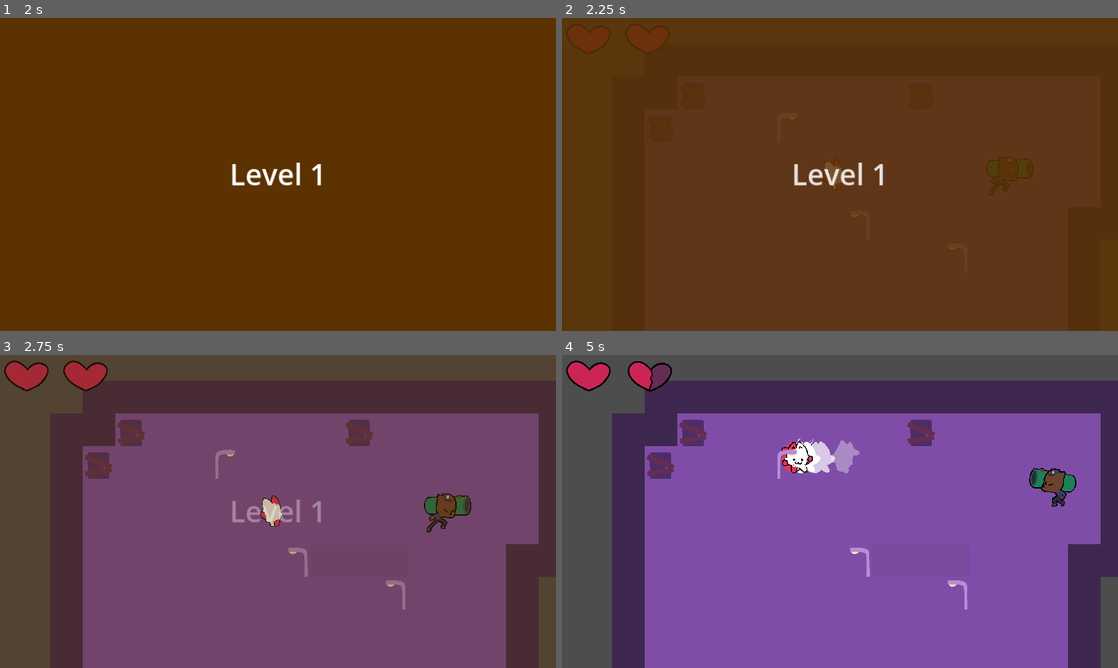
Above: before the commit, frames 1-4 (two rows, left to right).
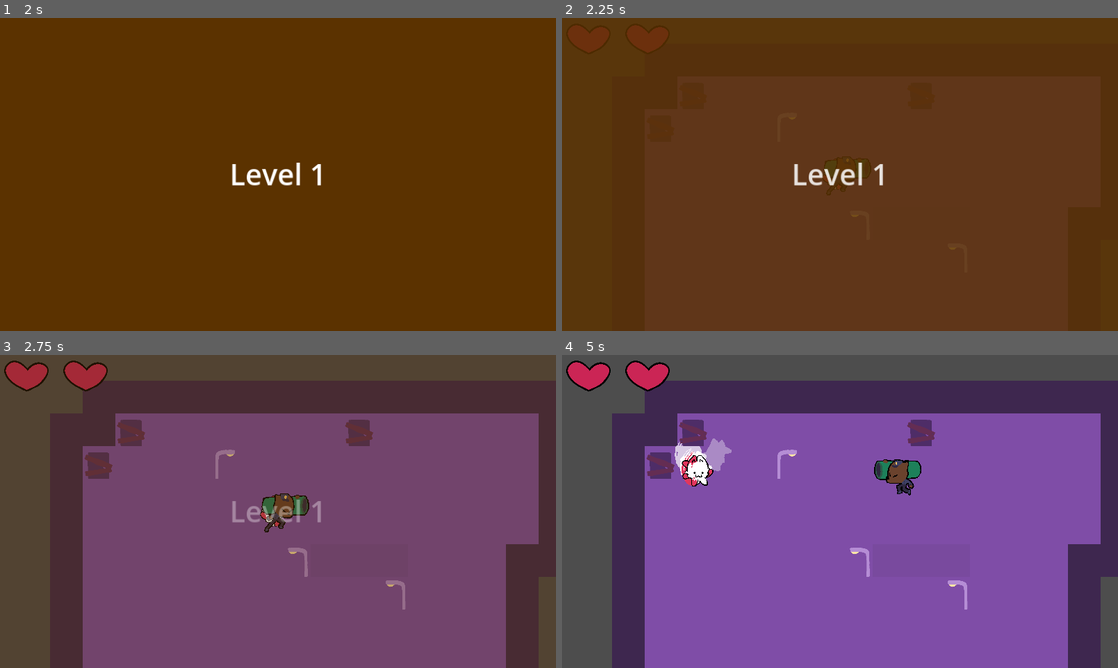
Above: after the commit, the same moments.

Repository: miyo6032/ProjectGodotWild63
Game: Godot game, scene res://scenes/main.tscn
Same seed, same stepped clock (60 frames per second), same inputs: the game is played once before the commit and once after it.
Inputs:
- Up to frame 1 (2 s): click "Play" at 0.5 s; tap Enter at 1.25 s; hold Right (attack_right) from 1.28 s (still down); tap Tab at 1.35 s
- Up to frame 2 (2.25 s): tap Space at 2 s; release Right (attack_right) at 2.03 s; hold Down (attack_down) from 2.03 s (still down); tap Tab at 2.1 s
- Up to frame 3 (2.75 s): keep holding Down (attack_down)
- Up to frame 4 (5 s): release Down (attack_down) at 2.78 s; hold Right (attack_right) 2.78-3.53 s; tap Tab at 2.85, 3.6, 4.35 s; hold Up (attack_up) 3.53-4.28 s; hold Left (attack_left) from 4.28 s (still down)

Frame 1 is identical in both runs. In frame 2, 0.4% of the frame differs, in the area x 47-85%, y 44-57%; in frame 3, 1.3%; in frame 4, 3.6%, in the area x 11-93%, y 1-49%.

Commit message:
add triple shot and bouncy shot enemies

Diff:
--- a/levels/test_level_0.tscn
+++ b/levels/test_level_0.tscn
@@ -2,7 +2,7 @@
 
 [ext_resource type="Script" path="res://scenes/Level.gd" id="1_iwl1p"]
 [ext_resource type="PackedScene" uid="uid://bfellyq050wl2" path="res://scenes/player.tscn" id="2_gvbql"]
-[ext_resource type="PackedScene" uid="uid://cs1t3p46kqe1l" path="res://scenes/ranged_enemy.tscn" id="3_xs2vi"]
+[ext_resource type="PackedScene" uid="uid://g1sgbkc86mvn" path="res://scenes/bouncy_shot_enemy.tscn" id="3_hbg08"]
 [ext_resource type="PackedScene" uid="uid://chyes1ma1h7uf" path="res://scenes/level_0_tiles.tscn" id="4_5apk4"]
 
 [node name="Level" type="Node2D"]
@@ -16,8 +16,7 @@
 [node name="Enemies" type="Node2D" parent="."]
 unique_name_in_owner = true
 
-[node name="RangedEnemy" parent="Enemies" instance=ExtResource("3_xs2vi")]
-position = Vector2(747, 0)
+[node name="BouncyShotEnemy" parent="Enemies" instance=ExtResource("3_hbg08")]
 
 [node name="TileMap" parent="." instance=ExtResource("4_5apk4")]
 layer_0/tile_data = PackedInt32Array(65536, 65536, 1, 65537, 0, 1, 65538, 0, 1, 65539, 0, 1, 131072, 65536, 1, 131073,  …(2826 unchanged characters)…
--- a/levels/test_level_1.tscn
+++ b/levels/test_level_1.tscn
@@ -1,10 +1,9 @@
-[gd_scene load_steps=6 format=3 uid="uid://cetcxyg2yljts"]
+[gd_scene load_steps=5 format=3 uid="uid://cetcxyg2yljts"]
 
 [ext_resource type="Script" path="res://scenes/Level.gd" id="1_xtsfi"]
 [ext_resource type="PackedScene" uid="uid://bfellyq050wl2" path="res://scenes/player.tscn" id="2_vvuf6"]
 [ext_resource type="PackedScene" uid="uid://cs1t3p46kqe1l" path="res://scenes/ranged_enemy.tscn" id="3_8c75f"]
 [ext_resource type="PackedScene" uid="uid://chyes1ma1h7uf" path="res://scenes/level_0_tiles.tscn" id="4_2qdbi"]
-[ext_resource type="PackedScene" uid="uid://bcxbd2t7rwpad" path="res://scenes/tri_shot_enemy.tscn" id="4_bkyc0"]
 
 [node name="Level" type="Node2D"]
 y_sort_enabled = true
@@ -20,9 +19,6 @@
 [node name="RangedEnemy" parent="Enemies" instance=ExtResource("3_8c75f")]
 position = Vector2(484, -113)
 
-[node name="TriShotEnemy" parent="Enemies" instance=ExtResource("4_bkyc0")]
-position = Vector2(846, 679)
-
 [node name="TileMap" parent="." instance=ExtResource("4_2qdbi")]
 layer_0/tile_data = PackedInt32Array(65536, 65536, 1, 65537, 0, 1, 65538, 0, 1, 65539, 0, 1, 131075, 65536, 1, 131076,  …(2988 unchanged characters)…
 layer_1/tile_data = PackedInt32Array(65536, 65536, 2, 131075, 65536, 2, -65538, 0, 2, -196606, 131072, 0, 327686, 131072, 0, 393210, 131072, 0, -65542, 131072, 0, -131077, 131072, 0)
--- /dev/null
+++ b/scenes/bouncy_shot_enemy.tscn
@@ -0,0 +1,8 @@
+[gd_scene load_steps=2 format=3 uid="uid://g1sgbkc86mvn"]
+
+[ext_resource type="PackedScene" uid="uid://cs1t3p46kqe1l" path="res://scenes/ranged_enemy.tscn" id="1_acjxf"]
+
+[node name="BouncyShotEnemy" instance=ExtResource("1_acjxf")]
+
+[node name="EnemyRangedAttackState" parent="States/MoveAndAttackState" index="0" node_paths=PackedStringArray("shoot_logic")]
+shoot_logic = NodePath("BouncyShootLogic")
--- /dev/null
+++ b/scenes/triple_shot_enemy.tscn
@@ -0,0 +1,8 @@
+[gd_scene load_steps=2 format=3 uid="uid://pwvspdweyh1q"]
+
+[ext_resource type="PackedScene" uid="uid://cs1t3p46kqe1l" path="res://scenes/ranged_enemy.tscn" id="1_kl0x6"]
+
+[node name="TripleShotEnemy" instance=ExtResource("1_kl0x6")]
+
+[node name="EnemyRangedAttackState" parent="States/MoveAndAttackState" index="0" node_paths=PackedStringArray("shoot_logic")]
+shoot_logic = NodePath("TripleShootLogic")
Renamed: scenes/tri_shot_enemy.tscn -> scenes/tri_shot_enemy_old.tscn
